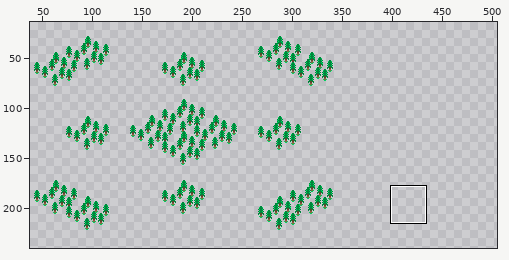
Edited in one commit: sprite sheet (Assets/Tiles/iso_128x64/terrain_feature_forests.png). Above, an overview of the earlier version with the close-up marked.
Close-up. Before:
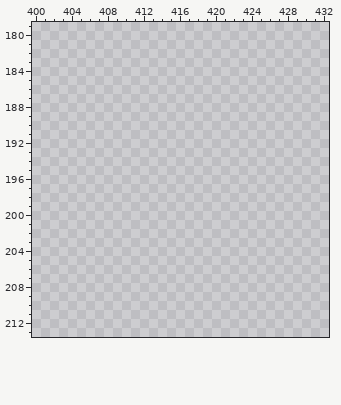
The file is 512x240 pixels. Shown: x 400..432, y 179..213. The wide view leaves out empty margins. The commit also changed other parts of the picture, which this record leaves out.
Palette (. is transparent): 
Once edited:
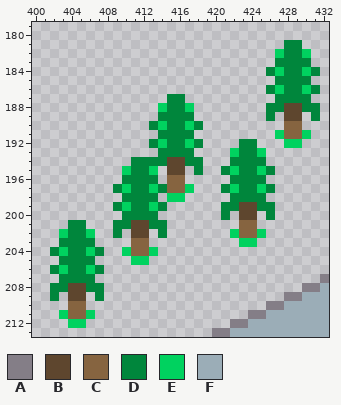
Colours new in this view: A #847e87  B #5e462e  C #866440  D #00863c  E #00d25f  F #9badb7
What changed:
{"y":181,"x":428,"old":"..","new":"DD"}
{"y":182,"x":427,"old":"....","new":"EDDE"}
{"y":183,"x":427,"old":"....","new":"DDDD"}
{"y":184,"x":426,"old":"......","new":"DEDDED"}
{"y":185,"x":427,"old":"....","new":"DDDD"}
{"y":186,"x":426,"old":"......","new":"DEDDED"}
{"y":187,"x":415,"old":"..","new":"DD"}
{"y":187,"x":427,"old":"....","new":"DDDD"}
{"y":188,"x":414,"old":"....","new":"EDDE"}
{"y":188,"x":426,"old":"......","new":"DDBBDD"}
{"y":189,"x":414,"old":"....","new":"DDDD"}
{"y":189,"x":426,"old":".","new":"D"}
{"y":189,"x":428,"old":"..","new":"BB"}
{"y":189,"x":431,"old":".","new":"D"}
{"y":190,"x":413,"old":"......","new":"DEDDED"}
{"y":190,"x":428,"old":"..","new":"CC"}
{"y":191,"x":414,"old":"....","new":"DDDD"}
{"y":191,"x":427,"old":"....","new":"ECCE"}
{"y":192,"x":413,"old":"......","new":"DEDDED"}
{"y":192,"x":423,"old":"..","new":"DD"}
{"y":192,"x":428,"old":"..","new":"EE"}
{"y":193,"x":414,"old":"....","new":"DDDD"}
{"y":193,"x":422,"old":"....","new":"EDDE"}
{"y":194,"x":411,"old":"........","new":"DDDDBBDD"}
{"y":194,"x":422,"old":"....","new":"DDDD"}
{"y":195,"x":410,"old":"....","new":"EDDE"}
{"y":195,"x":415,"old":"..","new":"BB"}
{"y":195,"x":418,"old":".","new":"D"}
{"y":195,"x":421,"old":"......","new":"DEDDED"}
{"y":196,"x":410,"old":"....","new":"DDDD"}
{"y":196,"x":415,"old":"..","new":"CC"}
{"y":196,"x":422,"old":"....","new":"DDDD"}
{"y":197,"x":409,"old":".........","new":"DEDDEDCCE"}
{"y":197,"x":421,"old":"......","new":"DEDDED"}
{"y":198,"x":410,"old":"....","new":"DDDD"}
{"y":198,"x":415,"old":"..","new":"EE"}
{"y":198,"x":422,"old":"....","new":"DDDD"}
{"y":199,"x":409,"old":"......","new":"DEDDED"}
{"y":199,"x":421,"old":"......","new":"DDBBDD"}
{"y":200,"x":410,"old":"....","new":"DDDD"}
{"y":200,"x":421,"old":".","new":"D"}
{"y":200,"x":423,"old":"..","new":"BB"}
{"y":200,"x":426,"old":".","new":"D"}
{"y":201,"x":404,"old":"..","new":"DD"}
{"y":201,"x":409,"old":"......","new":"DDBBDD"}
{"y":201,"x":423,"old":"..","new":"CC"}
{"y":202,"x":403,"old":"....","new":"EDDE"}
{"y":202,"x":409,"old":".","new":"D"}
{"y":202,"x":411,"old":"..","new":"BB"}
{"y":202,"x":414,"old":".","new":"D"}
{"y":202,"x":422,"old":"....","new":"ECCE"}
{"y":203,"x":403,"old":"....","new":"DDDD"}
{"y":203,"x":411,"old":"..","new":"CC"}
{"y":203,"x":423,"old":"..","new":"EE"}
{"y":204,"x":402,"old":"......","new":"DEDDED"}
{"y":204,"x":410,"old":"....","new":"ECCE"}
{"y":205,"x":403,"old":"....","new":"DDDD"}
{"y":205,"x":411,"old":"..","new":"EE"}
{"y":206,"x":402,"old":"......","new":"DEDDED"}
{"y":207,"x":403,"old":"....","new":"DDDD"}
{"y":207,"x":432,"old":".","new":"A"}
{"y":208,"x":402,"old":"......","new":"DDBBDD"}
{"y":208,"x":430,"old":"...","new":"AAF"}
{"y":209,"x":402,"old":".","new":"D"}
{"y":209,"x":404,"old":"..","new":"BB"}
{"y":209,"x":407,"old":".","new":"D"}
{"y":209,"x":428,"old":".....","new":"AAFFF"}
{"y":210,"x":404,"old":"..","new":"CC"}
{"y":210,"x":426,"old":".......","new":"AAFFFFF"}
{"y":211,"x":403,"old":"....","new":"ECCE"}
{"y":211,"x":424,"old":".........","new":"AAFFFFFFF"}
{"y":212,"x":404,"old":"..","new":"EE"}
{"y":212,"x":422,"old":"...........","new":"AAFFFFFFFFF"}
{"y":213,"x":420,"old":".............","new":"AAFFFFFFFFFFF"}
{"label":"added","picture_box":[50,40,329,337]}
